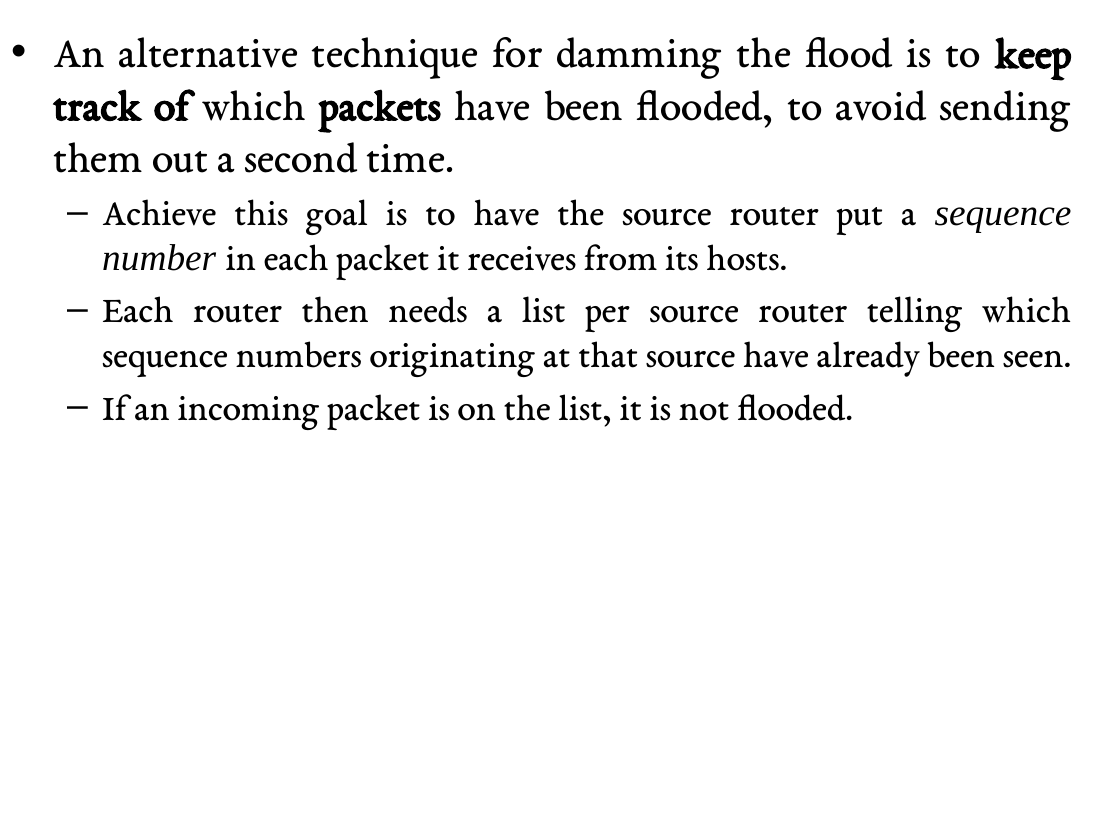
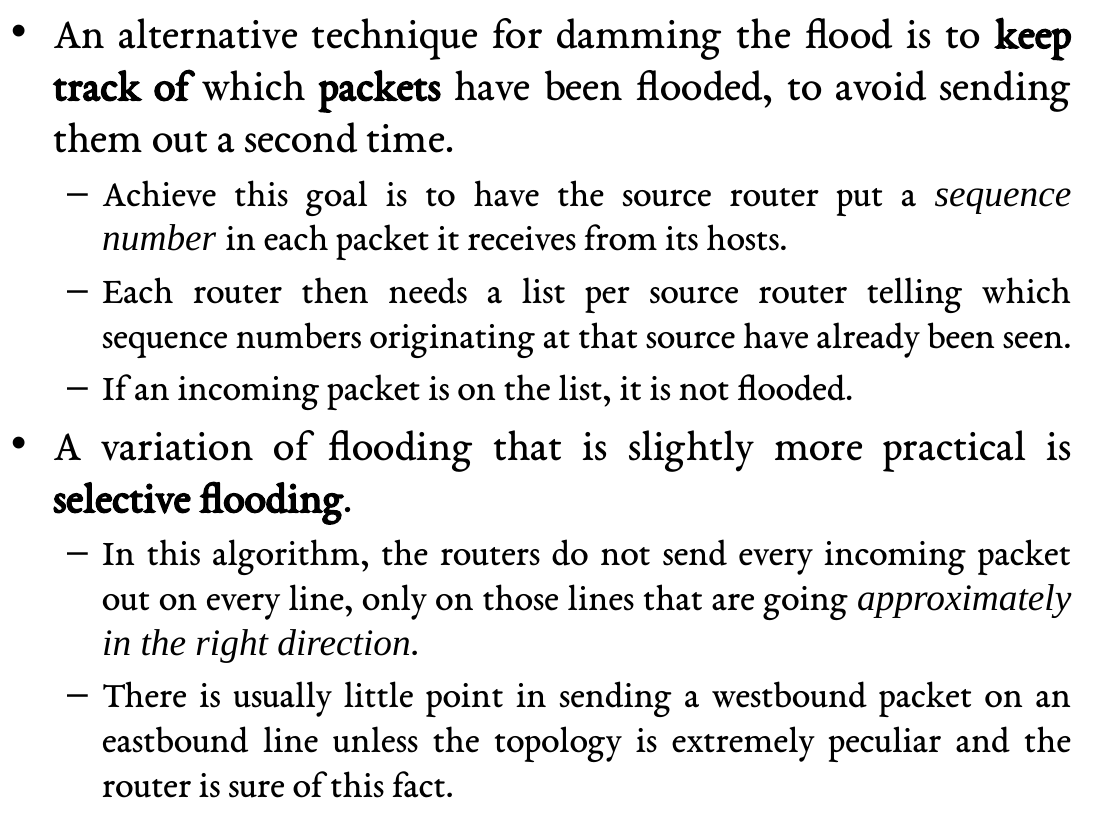
Before and after one commit to GeneralNitin/S6, a slide deck: slide 10 of 03. Computer Networks/PPTs/3.1. Routing – Shortest Path, Flooding, Distance Vector.pptx. Drawn at 1120x840 pixels with LibreOffice and Linux fonts; fonts in the diff are those of the drawing. Boxes give left, top, right and bottom in pixels: in the first picture for what was removed or moved away, otherwise in the second. Text is boxed around its words. In the diff, an @@ line names an element or a change of style, - is before the commit and + after.

```diff
--- a/03. Computer Networks/PPTs/3.1. Routing – Shortest Path, Flooding, Distance Vector.pptx
+++ b/03. Computer Networks/PPTs/3.1. Routing – Shortest Path, Flooding, Distance Vector.pptx
@@ text "An alternative technique for damming ...": place and size @@
-text "An alternative technique for damming ..." at <box>53,37,1072,429</box>
+text "An alternative technique for damming ..." at <box>53,17,1072,798</box>
@@ text at <box>53,430,1072,798</box>: paragraphs added @@
+• A variation of flooding that is slightly more practical is selective flooding.
+  – In this algorithm, the routers do not send every incoming packet out on every line, only on those lines that are going approximately in the right direction.
+  – There is usually little point in sending a westbound packet on an eastbound line unless the topology is extremely peculiar and the router is sure of this fact.
```
Also in this commit, not shown: 1 other slide changed, 1 slide added, 22 other files.
